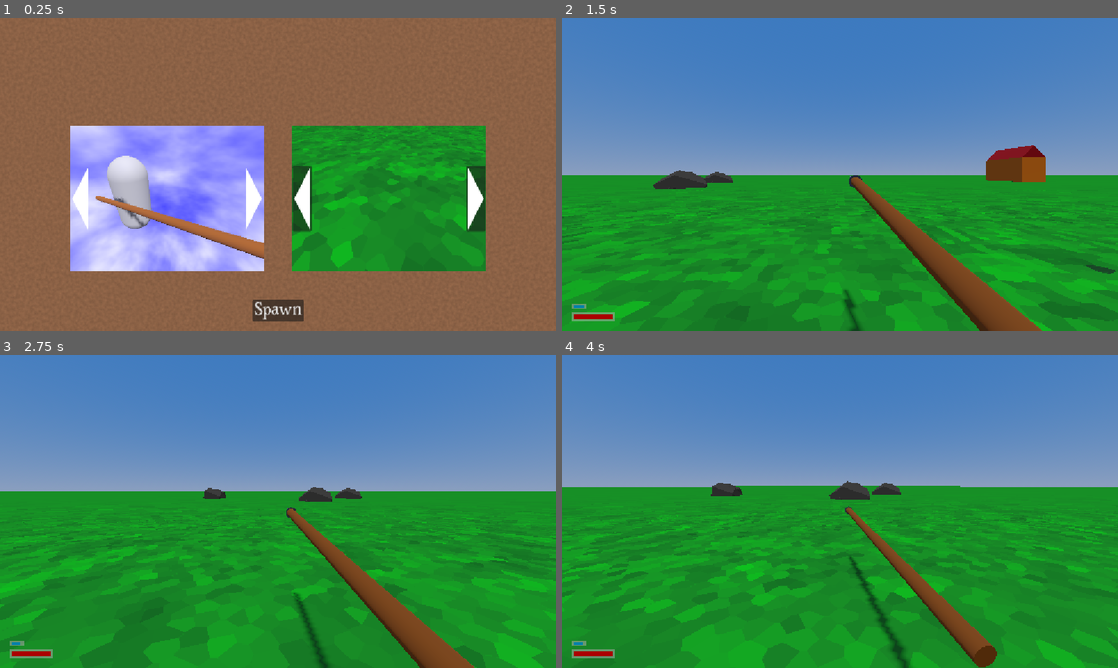
Above: before the commit, frames 1-4 (two rows, left to right).
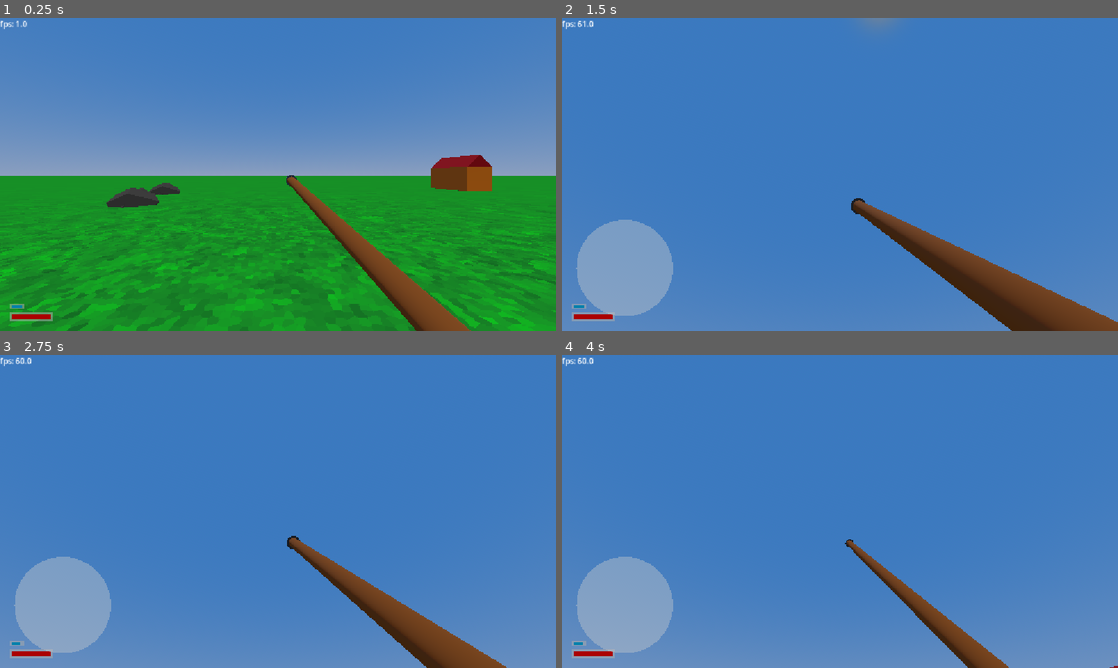
Above: after the commit, the same moments.

Repository: jmdejong/slibog
Game: Godot game, scene res://scenes/start.tscn
Same seed, same stepped clock (60 frames per second), same inputs: the game is played once before the commit and once after it. Before the commit the project starts from res://scenes/main.tscn.
Inputs (mouse positions are in pixels of both pictures, inside the frame that each line leads up to):
- Up to frame 1 (0.25 s): no input
- Up to frame 2 (1.5 s): click (840, 312) at 0.5 s, where only the run before the commit has a clickable "Spawn"; move the mouse to (962, 158) at 1.27 s; hold D (right) from 1.28 s (still down); hold Shift (sprint) from 1.28 s (still down); click (962, 158) at 1.35 s
- Up to frame 3 (2.75 s): move the mouse to (250, 511) at 2.02 s; release D (right) at 2.03 s; release Shift (sprint) at 2.03 s; hold W (forwards) from 2.03 s (still down); tap Shift (sprint) at 2.1 s; tap G (toggle_gravity) at 2.3 s
- Up to frame 4 (4 s): keep holding W (forwards); move the mouse to (851, 505) at 2.77 s; tap G (toggle_gravity) at 2.85 s; click (851, 505) at 3.05 s; move the mouse to (834, 517) at 3.52 s; click (834, 517) at 3.6 s; tap Shift (sprint) at 3.8 s

The runs differ from the first frame. In frame 1, 94% of the frame differs, in the area x 0-100%, y 0-100%; in frame 2, 71%; in frame 3, 77%; in frame 4, 80%.

Commit message:
rudimentary touch support

Diff:
--- /dev/null
+++ b/code/input_controls.gd
@@ -0,0 +1,95 @@
+class_name InputControls
+extends Node
+
+const MOUSE_SENSITIVITY: float = 0.003
+const tap_timeout_msec: int = 500
+
+signal toggle_gravity
+signal rotate_view(drot: Vector2)
+signal attack
+signal start_sprint
+signal stop_sprint
+
+var touch_enabled: bool = false
+var touch_has_dragged: bool = true
+var touch_started: bool = false
+#var tap_indices: Dictionary[int, int] = {}
+
+class ActiveTouch:
+	var original_position: Vector2
+	var start_timestamp_msec: int
+	var position: Vector2
+	func _init(pos: Vector2):
+		original_position = pos
+		position = pos
+		start_timestamp_msec = Time.get_ticks_msec()
+	func is_tap() -> bool:
+		#prits(tap_check, position, original_position, Time.get_ticks_msec() - start_timestamp_msec
+		return position.distance_to(original_position) < 5 and Time.get_ticks_msec() - start_timestamp_msec < 500
+
+
+var active_touches: Dictionary[int, ActiveTouch]
+#var touch_positions: Dictionary[int, Vector2]
+
+var wants_pointer: bool = true:
+	set(p):
+		wants_pointer = p
+		if not p:
+			Input.set_mouse_mode(Input.MOUSE_MODE_VISIBLE)
+
+func horizontal_movement() -> Vector2:
+	return (Input.get_vector("left", "right", "forwards", "backwards") + $%MoveJoystick.touch_value().limit_length()).limit_length()
+
+func jump() -> bool:
+	return Input.is_action_pressed("up")
+
+func vertical_movement() -> float:
+	return Input.get_axis("down", "up")
+
+func fly_sprint() -> bool:
+	return Input.is_action_pressed("sprint")
+
+func _input(event: InputEvent) -> void:
+	if !touch_enabled and (event is InputEventScreenDrag or event is InputEventScreenTouch):
+		%TouchUi.visible = true
+		touch_enabled = true
+
+	# Capturing/Freeing the cursor
+	if Input.is_action_just_pressed("escape"):
+		Input.set_mouse_mode(Input.MOUSE_MODE_VISIBLE)
+	if Input.is_action_just_pressed("click") and wants_pointer:
+		Input.set_mouse_mode(Input.MOUSE_MODE_CAPTURED)
+
+	if Input.is_action_just_pressed("toggle_gravity"):
+		toggle_gravity.emit()
+
+	if event is InputEventMouseMotion and Input.get_mouse_mode() == Input.MOUSE_MODE_CAPTURED:
+		rotate_view.emit(event.relative * MOUSE_SENSITIVITY)
+	if Input.is_action_just_pressed("attack"):
+		attack.emit()
+	if Input.is_action_just_pressed("sprint"):
+		start_sprint.emit()
+	if Input.is_action_just_released("sprint"):
+		stop_sprint.emit()
+
+
+func _on_click_area_gui_input(event: InputEvent) -> void:
+	if event is InputEventScreenDrag and event.index != %MoveJoystick.touch_index:
+		var drot: Vector2 = (event.position - active_touches[event.index].position) / get_window().size.y * PI
+		rotate_view.emit(drot)
+		active_touches[event.index].position = event.position
+		#touch_positions[event.index] = event.position
+		#tap_indices.erase(event.index)
+	if event is InputEventScreenTouch and event.index != %MoveJoystick.touch_index:
+		if event.pressed:
+			active_touches[event.index] = ActiveTouch.new(event.position)
+			#tap_indices[event.index] = Time.get_ticks_msec()
+			#touch_positions[event.index] = event.position
+		else:
+			#if tap_indices.get(event.index, -999_999) > Time.get_ticks_msec() - tap_timeout_msec:
+			#prints("touch release", event, active_touches.get(event.index))
+			if active_touches.has(event.index) and active_touches.get(event.index).is_tap():
+				attack.emit()
+			active_touches.erase(event.index)
+			#tap_indices.erase(event.index)
+			#touch_positions.erase(event.index)
--- /dev/null
+++ b/code/menu_ui.gd
@@ -0,0 +1,9 @@
+extends Control
+
+func end_run() -> void:
+	$EndRun.visible = true
+	await get_tree().create_timer(1).timeout
+	%Return.visible = true
+
+func return_to_main() -> void:
+	get_tree().change_scene_to_file("res://scenes/main.tscn")
--- a/code/monster.gd
+++ b/code/monster.gd
@@ -153,7 +153,7 @@
 func is_attacking() -> bool:
 	return $AnimationPlayer.current_animation == "attack" and $AnimationPlayer.is_playing()
 
-func post_process(delta: float) -> void:
+func post_process(_delta: float) -> void:
 	pass
 
 func start_attack() -> void:
--- a/code/ui.gd
+++ b/code/overlay_ui.gd
@@ -1,9 +1,21 @@
 extends Control
+
+#signal artificial_input
+#signal rotate_view(drot: Vector2)
+#@onready var touch_ui: TouchUi = $TouchUi
 
 @export var faded: float = 0:
 	set(val):
 		faded = val
 		fade(val)
+
+func fade(value: float) -> void:
+	$Fade.visible = value > 0
+	$Fade.material.set_shader_parameter("faded", value)
+
+
+func set_info_text(text: String) -> void:
+	%Info.text = text
 
 func set_health(health: float, max_health: float) -> void:
 	%HealthBar.offset_right = %HealthBar.offset_left + 3 * max_health
@@ -12,15 +24,3 @@
 func set_stamina(stamina: float, max_stamina: float) -> void:
 	%StaminaBar.offset_right = %StaminaBar.offset_left + 3 * max_stamina
 	%StaminaMarker.anchor_right = stamina / max_stamina
-
-func fade(value: float) -> void:
-	$Fade.visible = value > 0
-	$Fade.material.set_shader_parameter("faded", value)
-
-func end_run() -> void:
-	$EndRun.visible = true
-	await get_tree().create_timer(1).timeout
-	%Return.visible = true
-
-func return_to_main() -> void:
-	get_tree().change_scene_to_file("res://scenes/main.tscn")
--- a/code/player.gd
+++ b/code/player.gd
@@ -1,8 +1,6 @@
 class_name Player
 extends CharacterBody3D
 
-
-const MOUSE_SENSITIVITY: float = 0.003
 const walk_speed: float = 4.3
 const sprint_speed: float = 8
 const debug_sprint_mult: float = 10
@@ -14,7 +12,6 @@
 var health: float = max_health
 var heal_rate = 0.25
 var dead: bool = false
-var dead_and_gone: bool = false
 var knockback_duration: float = 0
 var knockback_max_duration: float = 0.3
 var knockback_dir: Vector3 = Vector3.ZERO
@@ -37,7 +34,7 @@
 
 	var prev_health: float = health
 	var prev_stamina: float = stamina
-	var input_movement: Vector2 = Input.get_vector("left", "right", "forwards", "backwards")
+	var input_movement: Vector2 = %InputControls.horizontal_movement()
 	var movement: Vector3 = Vector3.ZERO
 
 	if knockback_duration > 0:
@@ -53,11 +50,11 @@
 
 	if gravity_enabled:
 		movement.y = velocity.y + get_gravity().y*delta
-		if Input.is_action_pressed("up") and is_on_floor() and not dead:
+		if %InputControls.jump() and is_on_floor() and not dead:
 			movement.y = jump_speed
 	else:
-		movement.y = walk_speed * Input.get_axis("down", "up")# Input.is_action_pressed("up")) - float(Input.is_action_pressed("down")))
-		if Input.is_action_pressed("sprint"):
+		movement.y = walk_speed * %InputControls.vertical_movement()
+		if %InputControls.fly_sprint():
 			movement *= debug_sprint_mult
 
 	velocity = movement
@@ -82,35 +79,22 @@
 		stamina = min(stamina + stamina_regen_rate * delta, max_stamina)
 	if prev_stamina != stamina:
 		update_stamina_bar()
+	%OverlayUi.set_info_text("fps: %3.1f" % Engine.get_frames_per_second())
 
-func _input(event: InputEvent) -> void:
-	# Capturing/Freeing the cursor
-	if Input.is_action_just_pressed("escape"):
-		Input.set_mouse_mode(Input.MOUSE_MODE_VISIBLE)
-	if Input.is_action_just_pressed("click") and not dead_and_gone:
-		Input.set_mouse_mode(Input.MOUSE_MODE_CAPTURED)
-	if Input.is_action_just_pressed("toggle_gravity"):
-		gravity_enabled = not gravity_enabled
 
-	if event is InputEventMouseMotion and Input.get_mouse_mode() == Input.MOUSE_MODE_CAPTURED:
-		%Head.rotation.x = clamp(%Head.rotation.x - event.relative.y * MOUSE_SENSITIVITY, -PI/2, PI/2)
-		if dead:
-			%Head.rotate_y(-event.relative.x * MOUSE_SENSITIVITY)
-		else:
-			rotate_y(-event.relative.x * MOUSE_SENSITIVITY)
-			%Hand.rotation.x = %Head.rotation.x * 0.8
-	if Input.is_action_just_pressed("attack") and not dead:
-		weapon.attack()
-	if Input.is_action_just_pressed("sprint") and stamina > min_sprint_start_stamina:
-		is_sprinting = true
-	if Input.is_action_just_released("sprint"):
-		is_sprinting = false
+func rotate_view(drot: Vector2) -> void:
+	%Head.rotation.x = clamp(%Head.rotation.x - drot.y, -PI/2, PI/2)
+	if dead:
+		%Head.rotate_y(-drot.x)
+	else:
+		rotate_y(-drot.x)
+		%Hand.rotation.x = %Head.rotation.x * 0.8
 
 func update_health_bar():
-	$UI.set_health(health, max_health)
+	%OverlayUi.set_health(health, max_health)
 
 func update_stamina_bar():
-	$UI.set_stamina(stamina, max_stamina)
+	%OverlayUi.set_stamina(stamina, max_stamina)
 
 func _on_alerter_area_entered(area: Area3D) -> void:
 	var monster: Monster = area.get_parent()
@@ -128,9 +112,8 @@
 	dead = true
 	$AnimationPlayer.play("die")
 	await get_tree().create_timer(2).timeout
-	dead_and_gone = true
-	Input.set_mouse_mode(Input.MOUSE_MODE_VISIBLE)
-	$UI.end_run()
+	%InputControls.wants_pointer = false
+	%MenuUi.end_run()
 
 func set_weapon(new_weapon: Weapon) -> void:
 	for child in %Hand.get_children():
@@ -138,3 +121,17 @@
 	new_weapon.player = self
 	%Hand.add_child(new_weapon)
 	weapon = new_weapon
+
+func start_attack() -> void:
+	if not dead:
+		weapon.attack()
+
+func toggle_gravity() -> void:
+	gravity_enabled = !gravity_enabled
+
+func start_sprint() -> void:
+	if stamina > min_sprint_start_stamina:
+		is_sprinting = true
+
+func stop_sprint() -> void:
+	is_sprinting = false
--- /dev/null
+++ b/code/start.gd
@@ -0,0 +1,15 @@
+extends Node
+
+var world: World
+
+func _ready() -> void:
+	world = load("res://scenes/world.tscn").instantiate()
+	var level: Node3D = load("res://scenes/levels/test_level.tscn").instantiate().generate()
+	world.add_child(level)
+	var player: Player = load("res://scenes/player_classes/spearman.tscn").instantiate().player()
+	player.position = level.get_node("Spawn").position
+	world.set_player(player)
+	start_world.call_deferred()
+
+func start_world() -> void:
+	get_tree().change_scene_to_node(world)
--- /dev/null
+++ b/code/touch_joystick.gd
@@ -0,0 +1,40 @@
+@tool
+class_name TouchJoystick
+extends Control
+
+@export var draw_radius: float = 100
+@export var touch_marker_draw_radius = 40
+@export var move_radius: float = 100
+@export var limit: float = 150
+@export_tool_button("draw") var redraw_action: Callable = queue_redraw
+
+var touch_index: int = -99
+var touch_position: Vector2
+
+
+func _input(event: InputEvent) -> void:
+	var last_touch_position: Vector2 = touch_position
+	if event is InputEventScreenTouch and not event.pressed and event.index == touch_index:
+		touch_position = Vector2.ZERO
+		touch_index = -99
+	elif event is InputEventScreenTouch and event.pressed:
+		var tp: Vector2 = event.position - global_position
+		if tp.length() <= limit:
+			touch_index = event.index
+			touch_position = tp
+			get_viewport().set_input_as_handled()
+	elif event is InputEventScreenDrag and event.index == touch_index:
+		var tp: Vector2 = event.position - global_position
+		touch_position = tp
+		get_viewport().set_input_as_handled()
+	if last_touch_position != touch_position:
+		queue_redraw()
+
+
+func _draw() -> void:
+	draw_circle(Vector2.ZERO, draw_radius, Color(0.8, 0.8, 0.8, 0.4))
+	if touch_position != Vector2.ZERO:
+		draw_circle(touch_position.limit_length(draw_radius), touch_marker_draw_radius, Color(1, 1, 1, 0.7))
+
+func touch_value() -> Vector2:
+	return touch_position / move_radius
--- /dev/null
+++ b/code/touch_ui.gd
@@ -0,0 +1,27 @@
+class_name TouchUi
+extends Control
+
+
+var touch_enabled: bool = false
+var touch_has_dragged: bool = true
+var touch_started: bool = false
+
+func _input(event: InputEvent) -> void:
+	if !touch_enabled and (event is InputEventScreenDrag or event is InputEventScreenTouch):
+		visible = true
+		touch_enabled = true
+
+func _on_click_area_gui_input(event: InputEvent) -> void:
+	#prints("some gui event", event)
+	if event is InputEventScreenTouch and event.pressed:
+		touch_has_dragged = false
+		touch_started = true
+	if event is InputEventScreenTouch and not event.pressed and not touch_has_dragged:
+		touch_started = false
+		#print("attack!")
+		Input.action_press("attack")
+		get_parent().artificial_input.emit()
+		Input.action_release("attack")
+	if event is InputEventScreenDrag:
+		touch_has_dragged = true
+		get_parent().rotate_view.emit(-event.relative / get_window().size.y)
--- a/project.godot
+++ b/project.godot
@@ -11,7 +11,7 @@
 [application]
 
 config/name="slibog"
-run/main_scene="uid://dhp37g8dw61oy"
+run/main_scene="uid://bj6v8ob78apq3"
 config/features=PackedStringArray("4.7", "GL Compatibility")
 config/icon="res://icon.svg"
 
@@ -119,6 +119,10 @@
 ]
 }
 
+[input_devices]
+
+pointing/emulate_mouse_from_touch=false
+
 [layer_names]
 
 3d_render/layer_5="PlayerSelf"
--- /dev/null
+++ b/scenes/input_controls.tscn
@@ -0,0 +1,46 @@
+[gd_scene format=3 uid="uid://ci775kxkatkhi"]
+
+[ext_resource type="Script" uid="uid://b8r281x4rij5v" path="res://code/input_controls.gd" id="1_fnbod"]
+[ext_resource type="Script" uid="uid://cjqxs2w267sw4" path="res://code/touch_joystick.gd" id="3_oyb8k"]
+
+[node name="InputControls" type="Control" unique_id=1967626344]
+layout_mode = 3
+anchors_preset = 15
+anchor_right = 1.0
+anchor_bottom = 1.0
+grow_horizontal = 2
+grow_vertical = 2
+script = ExtResource("1_fnbod")
+
+[node name="TouchUi" type="Control" parent="." unique_id=1133641477]
+unique_name_in_owner = true
+visible = false
+layout_mode = 1
+anchors_preset = 15
+anchor_right = 1.0
+anchor_bottom = 1.0
+grow_horizontal = 2
+grow_vertical = 2
+
+[node name="ClickArea" type="Control" parent="TouchUi" unique_id=2058056593]
+layout_mode = 1
+anchors_preset = 15
+anchor_right = 1.0
+anchor_bottom = 1.0
+grow_horizontal = 2
+grow_vertical = 2
+
+[node name="MoveJoystick" type="Control" parent="TouchUi" unique_id=1117429040]
+unique_name_in_owner = true
+layout_mode = 1
+anchors_preset = 2
+anchor_top = 1.0
+anchor_bottom = 1.0
+offset_left = 130.0
+offset_top = -130.0
+offset_right = 130.0
+offset_bottom = -130.0
+grow_vertical = 0
+script = ExtResource("3_oyb8k")
+
+[connection signal="gui_input" from="TouchUi/ClickArea" to="." method="_on_click_area_gui_input"]
--- /dev/null
+++ b/scenes/menu_ui.tscn
@@ -0,0 +1,64 @@
+[gd_scene format=3 uid="uid://bo4hctqk8250p"]
+
+[ext_resource type="Script" uid="uid://crmmvcswbt7lo" path="res://code/menu_ui.gd" id="1_b5e6c"]
+[ext_resource type="FontFile" uid="uid://brlxme5qgpox1" path="res://fonts/Avara.ttf" id="2_tner2"]
+
+[sub_resource type="LabelSettings" id="LabelSettings_qlg0r"]
+font = ExtResource("2_tner2")
+font_size = 40
+
+[sub_resource type="Theme" id="Theme_tuyoq"]
+default_font = ExtResource("2_tner2")
+
+[node name="MenuUi" type="Control" unique_id=223404704]
+layout_mode = 3
+anchors_preset = 0
+offset_right = 40.0
+offset_bottom = 40.0
+script = ExtResource("1_b5e6c")
+
+[node name="EndRun" type="Control" parent="." unique_id=65751365]
+visible = false
+layout_mode = 1
+anchors_preset = 15
+anchor_right = 1.0
+anchor_bottom = 1.0
+grow_horizontal = 2
+grow_vertical = 2
+
+[node name="Label" type="Label" parent="EndRun" unique_id=1619927086]
+layout_mode = 1
+anchors_preset = -1
+anchor_left = 0.5
+anchor_top = 0.5
+anchor_right = 0.5
+anchor_bottom = 0.5
+offset_left = -41.5
+offset_top = -150.0
+offset_right = 41.5
+offset_bottom = -100.0
+grow_horizontal = 2
+grow_vertical = 2
+text = "Run Ended"
+label_settings = SubResource("LabelSettings_qlg0r")
+uppercase = true
+
+[node name="Return" type="Button" parent="EndRun" unique_id=1920560487]
+unique_name_in_owner = true
+visible = false
+layout_mode = 1
+anchors_preset = -1
+anchor_left = 0.5
+anchor_top = 0.5
+anchor_right = 0.5
+anchor_bottom = 0.5
+offset_left = -4.0
+offset_top = 100.0
+offset_right = 4.0
+offset_bottom = 4.0
+grow_horizontal = 2
+grow_vertical = 2
+theme = SubResource("Theme_tuyoq")
+text = "Return"
+
+[connection signal="pressed" from="EndRun/Return" to="." method="return_to_main"]
--- a/scenes/ui.tscn
+++ b/scenes/overlay_ui.tscn
@@ -1,8 +1,7 @@
 [gd_scene format=3 uid="uid://bpcm81j0r8362"]
 
-[ext_resource type="Script" uid="uid://clhdkhr0gt64k" path="res://code/ui.gd" id="1_x4jx1"]
-[ext_resource type="Shader" uid="uid://bh5gkfcw2md36" path="res://code/shaders/fadout.gdshader" id="2_yev5y"]
-[ext_resource type="FontFile" uid="uid://brlxme5qgpox1" path="res://fonts/Avara.ttf" id="3_yev5y"]
+[ext_resource type="Script" uid="uid://clhdkhr0gt64k" path="res://code/overlay_ui.gd" id="1_j5fei"]
+[ext_resource type="Shader" uid="uid://bh5gkfcw2md36" path="res://code/shaders/fadout.gdshader" id="2_d0yxp"]
 
 [sub_resource type="FastNoiseLite" id="FastNoiseLite_x4jx1"]
 frequency = 0.03
@@ -12,35 +11,18 @@
 noise = SubResource("FastNoiseLite_x4jx1")
 
 [sub_resource type="ShaderMaterial" id="ShaderMaterial_qhqgy"]
-shader = ExtResource("2_yev5y")
+shader = ExtResource("2_d0yxp")
 shader_parameter/faded = 0.0
 shader_parameter/noise3 = SubResource("NoiseTexture3D_dqkch")
 
-[sub_resource type="LabelSettings" id="LabelSettings_x4jx1"]
-font = ExtResource("3_yev5y")
-font_size = 40
-
-[sub_resource type="Theme" id="Theme_cq10t"]
-default_font = ExtResource("3_yev5y")
-
-[node name="UI" type="Control" unique_id=1519459537]
+[node name="OverlayUi" type="Control" unique_id=1519459537]
 layout_mode = 3
 anchors_preset = 15
 anchor_right = 1.0
 anchor_bottom = 1.0
 grow_horizontal = 2
 grow_vertical = 2
-script = ExtResource("1_x4jx1")
-
-[node name="Fade" type="ColorRect" parent="." unique_id=1201082914]
-visible = false
-material = SubResource("ShaderMaterial_qhqgy")
-layout_mode = 1
-anchors_preset = 15
-anchor_right = 1.0
-anchor_bottom = 1.0
-grow_horizontal = 2
-grow_vertical = 2
+script = ExtResource("1_j5fei")
 
 [node name="HealthBar" type="ColorRect" parent="." unique_id=434064218]
 unique_name_in_owner = true
@@ -114,8 +96,9 @@
 grow_vertical = 2
 color = Color(0, 0.5025, 0.67, 1)
 
-[node name="EndRun" type="Control" parent="." unique_id=392948691]
+[node name="Fade" type="ColorRect" parent="." unique_id=1201082914]
 visible = false
+material = SubResource("ShaderMaterial_qhqgy")
 layout_mode = 1
 anchors_preset = 15
 anchor_right = 1.0
@@ -123,39 +106,8 @@
 grow_horizontal = 2
 grow_vertical = 2
 
-[node name="Label" type="Label" parent="EndRun" unique_id=704242206]
+[node name="Info" type="Label" parent="." unique_id=1184266720]
+unique_name_in_owner = true
 layout_mode = 1
-anchors_preset = -1
-anchor_left = 0.5
-anchor_top = 0.5
-anchor_right = 0.5
-anchor_bottom = 0.5
-offset_left = -41.5
-offset_top = -150.0
-offset_right = 41.5
-offset_bottom = -100.0
-grow_horizontal = 2
-grow_vertical = 2
-text = "Run Ended"
-label_settings = SubResource("LabelSettings_x4jx1")
-uppercase = true
-
-[node name="Return" type="Button" parent="EndRun" unique_id=781627434]
-unique_name_in_owner = true
-visible = false
-layout_mode = 1
-anchors_preset = -1
-anchor_left = 0.5
-anchor_top = 0.5
-anchor_right = 0.5
-anchor_bottom = 0.5
-offset_left = -4.0
-offset_top = 100.0
-offset_right = 4.0
-offset_bottom = 4.0
-grow_horizontal = 2
-grow_vertical = 2
-theme = SubResource("Theme_cq10t")
-text = "Return"
-
-[connection signal="pressed" from="EndRun/Return" to="." method="return_to_main"]
+offset_right = 40.0
+offset_bottom = 23.0
--- a/scenes/player.tscn
+++ b/scenes/player.tscn
@@ -1,7 +1,9 @@
 [gd_scene format=3 uid="uid://br3hfmthooqpg"]
 
 [ext_resource type="Script" uid="uid://8taecp461kgv" path="res://code/player.gd" id="1_3vyb7"]
-[ext_resource type="PackedScene" uid="uid://bpcm81j0r8362" path="res://scenes/ui.tscn" id="3_qhqgy"]
+[ext_resource type="PackedScene" uid="uid://ci775kxkatkhi" path="res://scenes/input_controls.tscn" id="3_dqkch"]
+[ext_resource type="PackedScene" uid="uid://bpcm81j0r8362" path="res://scenes/overlay_ui.tscn" id="3_qhqgy"]
+[ext_resource type="PackedScene" uid="uid://bo4hctqk8250p" path="res://scenes/menu_ui.tscn" id="4_dqkch"]
 
 [sub_resource type="CapsuleShape3D" id="CapsuleShape3D_it4ap"]
 height = 1.8
@@ -29,7 +31,7 @@
 tracks/1/type = "value"
 tracks/1/imported = false
 tracks/1/enabled = true
-tracks/1/path = NodePath("UI:faded")
+tracks/1/path = NodePath("OverlayUi:faded")
 tracks/1/interp = 1
 tracks/1/loop_wrap = true
 tracks/1/keys = {
@@ -56,7 +58,7 @@
 tracks/1/type = "value"
 tracks/1/imported = false
 tracks/1/enabled = true
-tracks/1/path = NodePath("UI:faded")
+tracks/1/path = NodePath("OverlayUi:faded")
 tracks/1/interp = 1
 tracks/1/loop_wrap = true
 tracks/1/keys = {
@@ -120,6 +122,26 @@
 [node name="AnimationPlayer" type="AnimationPlayer" parent="." unique_id=721278984]
 libraries/ = SubResource("AnimationLibrary_dqkch")
 
-[node name="UI" parent="." unique_id=1519459537 instance=ExtResource("3_qhqgy")]
+[node name="OverlayUi" parent="." unique_id=1519459537 instance=ExtResource("3_qhqgy")]
+unique_name_in_owner = true
+
+[node name="InputControls" parent="." unique_id=1967626344 instance=ExtResource("3_dqkch")]
+unique_name_in_owner = true
+
+[node name="MenuUi" parent="." unique_id=223404704 instance=ExtResource("4_dqkch")]
+unique_name_in_owner = true
+visible = false
+anchors_preset = 15
+anchor_right = 1.0
+anchor_bottom = 1.0
+offset_right = 0.0
+offset_bottom = 0.0
+grow_horizontal = 2
+grow_vertical = 2
 
 [connection signal="area_entered" from="Alerter" to="." method="_on_alerter_area_entered"]
+[connection signal="attack" from="InputControls" to="." method="start_attack"]
+[connection signal="rotate_view" from="InputControls" to="." method="rotate_view"]
+[connection signal="start_sprint" from="InputControls" to="." method="start_sprint"]
+[connection signal="stop_sprint" from="InputControls" to="." method="stop_sprint"]
+[connection signal="toggle_gravity" from="InputControls" to="." method="toggle_gravity"]
--- /dev/null
+++ b/scenes/start.tscn
@@ -0,0 +1,6 @@
+[gd_scene format=3 uid="uid://bj6v8ob78apq3"]
+
+[ext_resource type="Script" uid="uid://qskt8bw0c1tb" path="res://code/start.gd" id="1_jaeev"]
+
+[node name="Start" type="Node" unique_id=267230523]
+script = ExtResource("1_jaeev")
Not shown, added: code/input_controls.gd.uid
Not shown, added: code/menu_ui.gd.uid
Renamed: code/ui.gd.uid -> code/overlay_ui.gd.uid
Not shown, added: code/start.gd.uid
Not shown, added: code/touch_joystick.gd.uid
Not shown, added: code/touch_ui.gd.uid
Not shown, added: tools/export-web.sh
